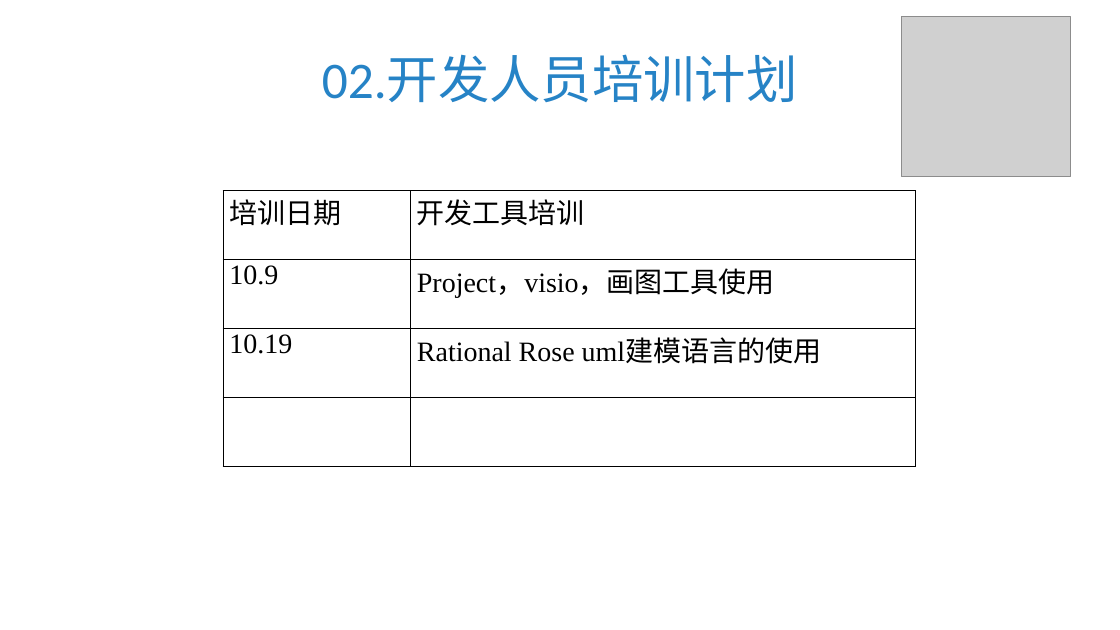
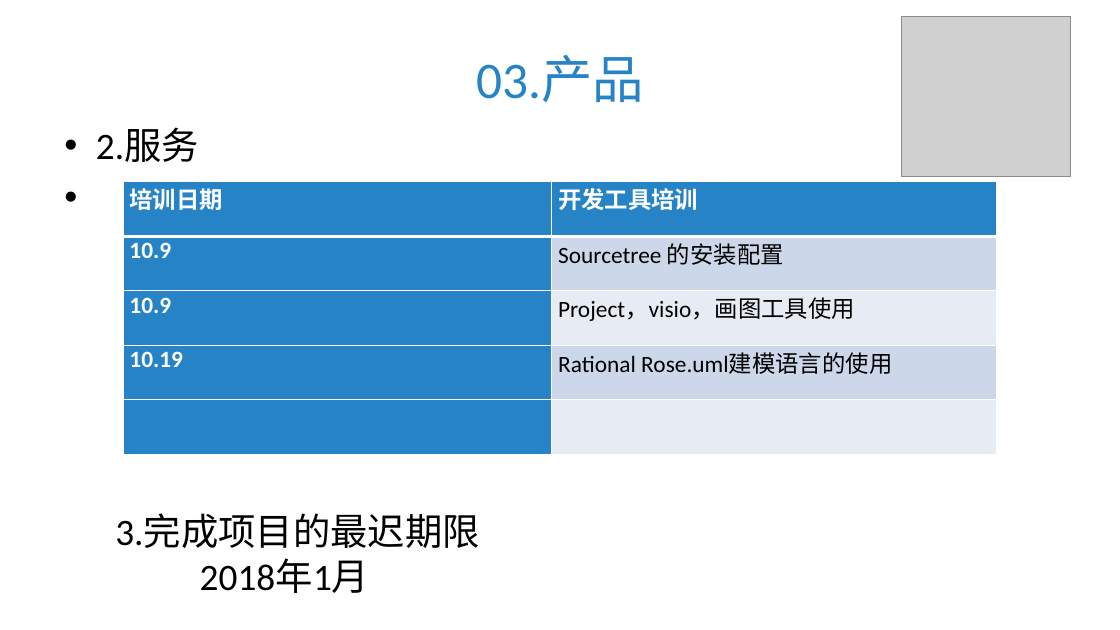
Before and after one commit to LEMONccccc/PRD-G13-Project, a slide deck: slide 11 of PRD2017-G13-项目开发计划.pptx (slide 20 before the commit). Drawn at 1120x630 pixels with LibreOffice and Linux fonts; fonts in the diff are those of the drawing; grey boxes stand for pictures. Boxes give left, top, right and bottom in pixels: in the first picture for what was removed or moved away, otherwise in the second. Text is boxed around its words. In the diff, an @@ line names an element or a change of style, - is before the commit and + after.

Commit message:
需求工程计划

```diff
--- a/PRD2017-G13-项目开发计划.pptx
+++ b/PRD2017-G13-项目开发计划.pptx
@@ title at <box>476,55,644,102</box>: text changed @@
-02.开发人员培训计划
+03.产品
@@ text added at <box>96,128,199,162</box>, 32 pt, text #000000 @@
+• 2.服务
@@ table at <box>124,181,997,455</box> @@
+row 2: 10.9 | Sourcetree 的安装配置
-row 4, column 2: Rational Rose uml建模语言的使用
+row 4, column 2: Rational Rose.uml建模语言的使用
@@ table: place and size @@
-table at <box>223,191,916,467</box>
+table at <box>124,181,997,455</box>
@@ text added at <box>115,514,479,593</box>, 32 pt, text #000000 @@
+3.完成项目的最迟期限
+2018年1月
```
Also in this commit, not shown: 7 other slides changed, 16 slides added, 9 slides removed, 4 other files.
